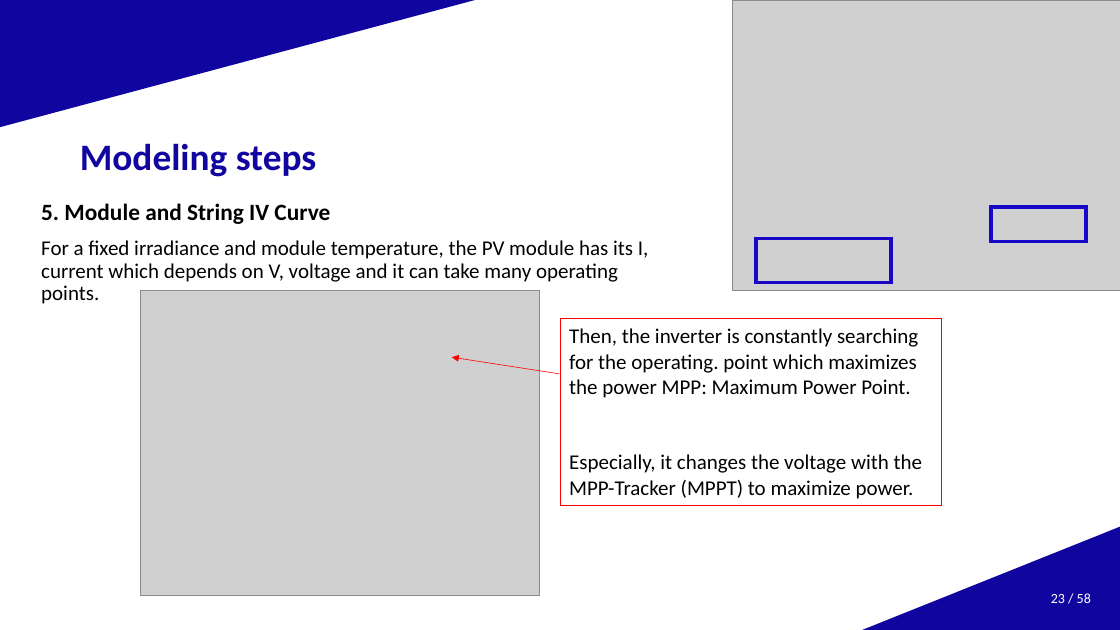
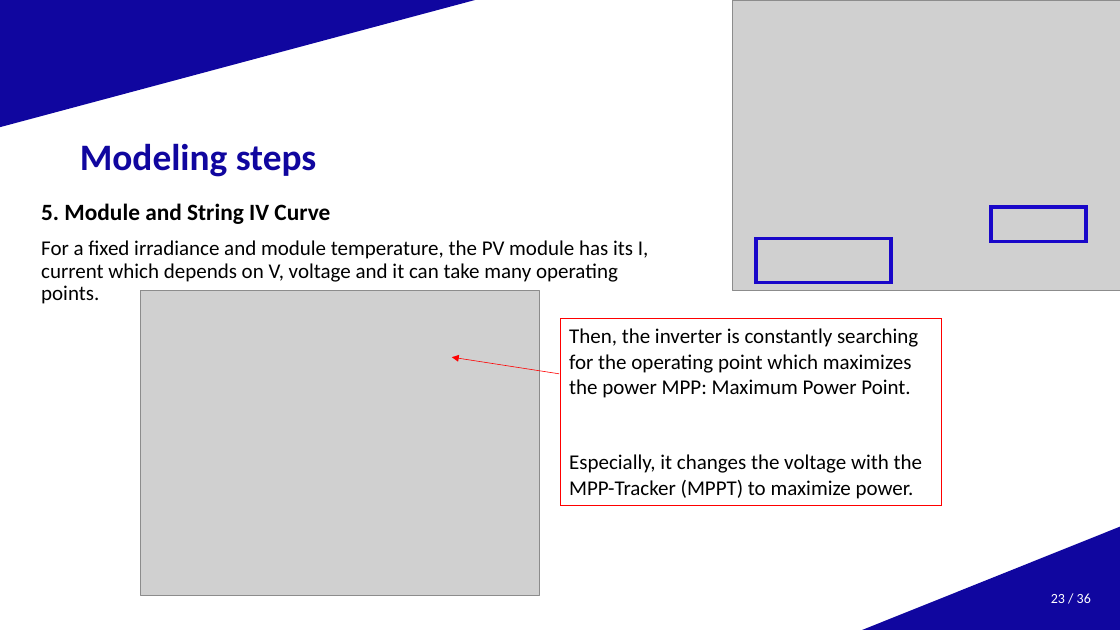
Before and after one commit to AlexandreHugoMathieu/pvfault_detection_solar_academy, a slide deck: slide 23 of slides/slides_05122023.pptx. Drawn at 1120x630 pixels with LibreOffice and Linux fonts; fonts in the diff are those of the drawing; grey boxes stand for pictures; background and template pictures are left out. Boxes give left, top, right and bottom in pixels: in the first picture for what was removed or moved away, otherwise in the second. Text is boxed around its words. In the diff, an @@ line names an element or a change of style, - is before the commit and + after.

```diff
--- a/slides/slides_05122023.pptx
+++ b/slides/slides_05122023.pptx
@@ text in rectangle at (569,328,918,398): text changed @@
-Then, the inverter is constantly searching for the operating. point which maximizes the power MPP: Maximum Power Point.
+Then, the inverter is constantly searching for the operating point which maximizes the power MPP: Maximum Power Point.
@@ page number at (1051,593,1091,603): text changed @@
-23 / 58
+23 / 36
```
Also in this commit, not shown: 5 other slides changed, 2 other files.
